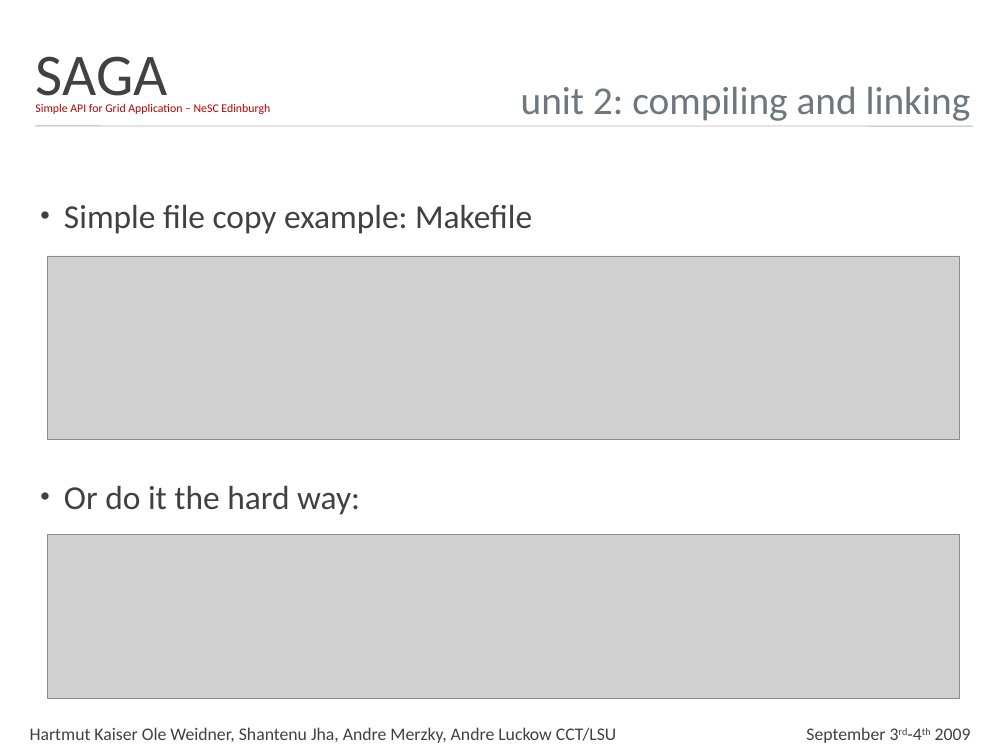
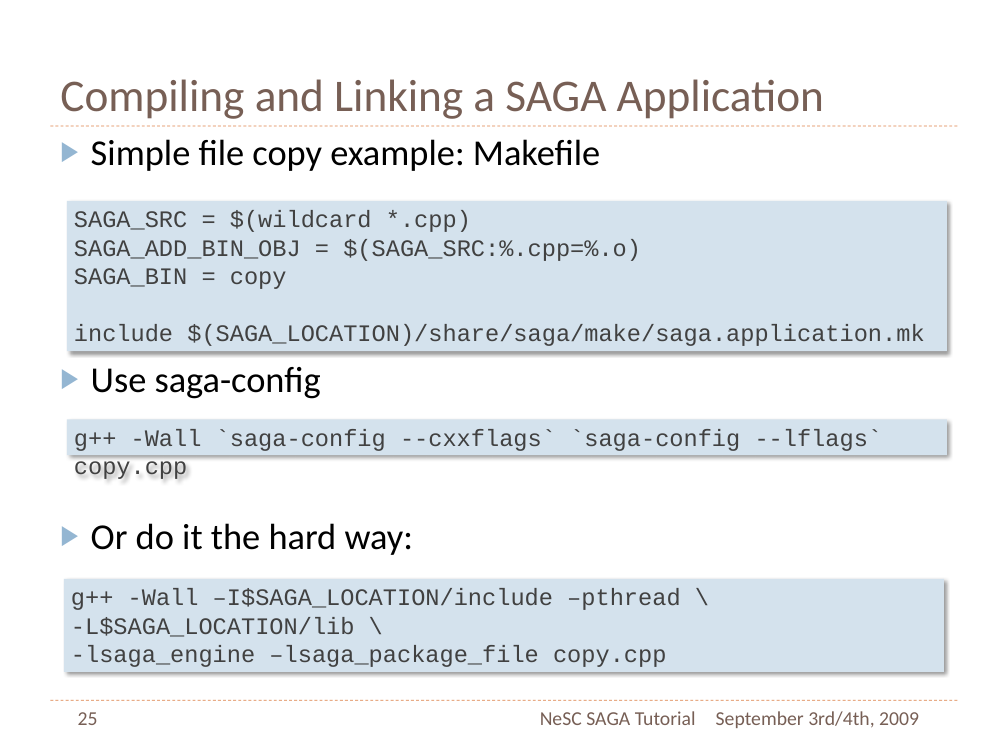
Before and after one commit to saga-project/saga-cpp-legacy-projects, a slide deck: slide 25 of tutorial/NeSC-2009/NeSC09-Practical-PPT.pptx (slide 8 before the commit). Drawn at 1008x756 pixels with LibreOffice and Linux fonts; fonts in the diff are those of the drawing; grey boxes stand for pictures; background and template pictures are left out. Boxes give left, top, right and bottom in pixels: in the first picture for what was removed or moved away, otherwise in the second. Text is boxed around its words. In the diff, an @@ line names an element or a change of style, - is before the commit and + after.

```diff
--- a/tutorial/NeSC-2009/NeSC09-Practical-PPT.pptx
+++ b/tutorial/NeSC-2009/NeSC09-Practical-PPT.pptx
@@ title "Compiling and Linking a SAGA ..." at (60, 79, 824, 119): vertical alignment middle to bottom @@
@@ text removed at (36, 56, 168, 109) @@
-SAGA
@@ title at (60, 79, 824, 119): text changed; size 40 to 46 pt; text colour #6C777E to #775F55 @@
-unit 2: compiling and linking
+Compiling and Linking a SAGA Application
@@ text removed at (35, 103, 270, 114) @@
-Simple API for Grid Application – NeSC Edinburgh
@@ text "Simple file copy example: Makefile": place and size @@
-text "Simple file copy example: Makefile" at (64, 204, 532, 515)
+text "Simple file copy example: Makefile" at (91, 139, 600, 555)
@@ line moved from (35, 126) - (973, 126) to (50, 126) - (958, 126) @@
@@ line (50, 126) - (958, 126): stroke #B3B3B3 1 pt to #DD8047 0.75 pt dashed @@
@@ text at (91, 139, 600, 555): size 34 to 37 pt, text colour #414141 to #000000 in "Simple file copy example: Makefile", "Or do it the hard way:"; bullet • to ▶; less space between paragraphs; bullet colour #414141 to #94B6D2 @@
@@ rectangle added at (67, 201, 947, 351), fill #D4E2ED, 24 pt, text #414141 @@
+      SAGA_SRC = $(wildcard *.cpp)
+      SAGA_ADD_BIN_OBJ = $(SAGA_SRC:%.cpp=%.o)
+      SAGA_BIN = copy
+      include $(SAGA_LOCATION)/share/saga/make/saga.application.mk
@@ picture removed at (47, 256, 961, 439) @@
@@ text at (91, 367, 321, 399): paragraph added @@
+▶ Use saga-config
@@ rectangle added at (67, 420, 947, 455), fill #D4E2ED, 24 pt, text #414141 @@
+      g++ -Wall `saga-config --cxxflags` `saga-config --lflags` copy.cpp
@@ picture removed at (47, 534, 961, 698) @@
@@ rectangle added at (64, 579, 944, 672), fill #D4E2ED, 24 pt, text #414141 @@
+      g++ -Wall –I$SAGA_LOCATION/include –pthread \
+      -L$SAGA_LOCATION/lib \
+      -lsaga_engine –lsaga_package_file copy.cpp
@@ line added from (50, 700) to (958, 700), #DD8047 0.75 pt dashed @@
@@ page number added at (78, 712, 98, 725), 20 pt, text #775F55 @@
+25
@@ text added at (540, 711, 696, 725), 20 pt, text #775F55 @@
+NeSC SAGA Tutorial
@@ text added at (716, 711, 919, 728), 20 pt, text #775F55 @@
+September 3rd/4th, 2009
@@ text removed at (30, 727, 616, 743) @@
-Hartmut Kaiser Ole Weidner, Shantenu Jha, Andre Merzky, Andre Luckow CCT/LSU
@@ text removed at (806, 727, 971, 743) @@
-September 3rd-4th 2009
```
Also in this commit, not shown: 9 other slides changed, 23 slides added, 4 slides removed.
